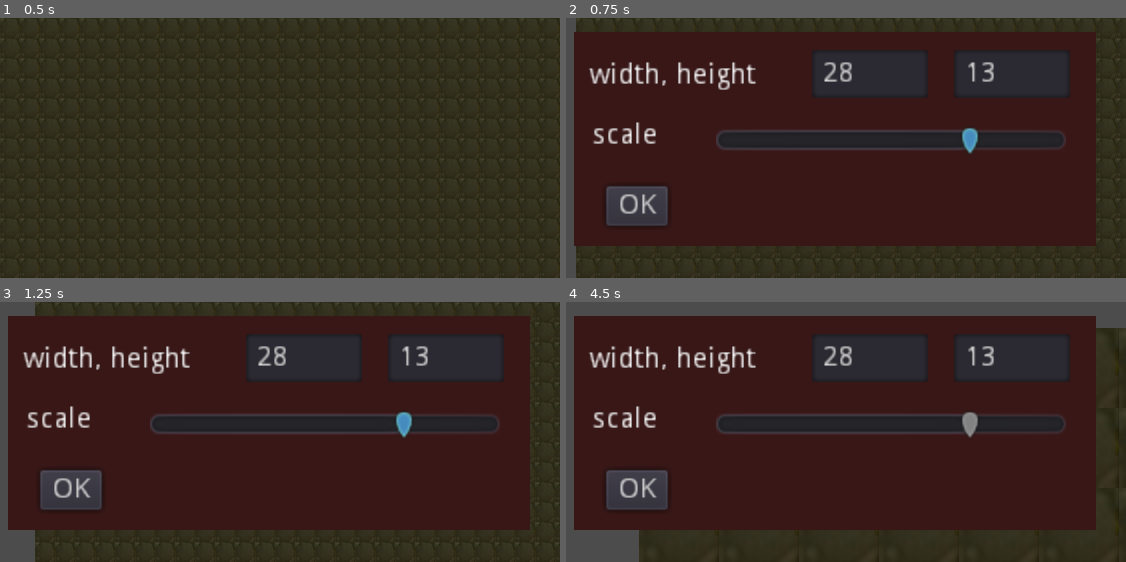
Above: before the commit, frames 1-4 (two rows, left to right).
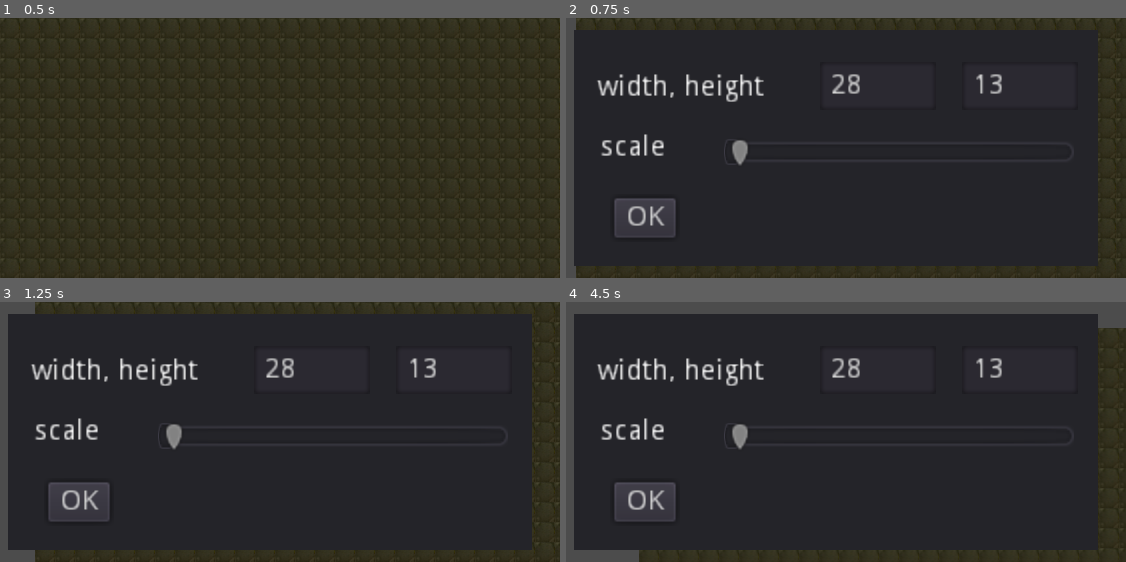
Above: after the commit, the same moments.

Repository: tbs1-bo/flipflapflop
Game: Godot game, scene res://Main.tscn
Two runs of this game, one before a commit and one after it. Both use one fixed random seed, a clock stepped at 60 frames per second and the inputs below.
Inputs (mouse positions are in pixels of both pictures, inside the frame that each line leads up to):
- Up to frame 1 (0.5 s): no input
- Up to frame 2 (0.75 s): tap Enter at 0.5 s; move the mouse to (969, 135) at 0.52 s; hold Right (ui_right) from 0.53 s (still down); click (969, 135) at 0.67 s
- Up to frame 3 (1.25 s): keep holding Right (ui_right); tap Space (ui_select) at 0.77 s
- Up to frame 4 (4.5 s): release Right (ui_right) at 1.25 s; click "OK" at 1.25 s; tap Space (ui_select) at 2, 2.27 s; move the mouse to (734, 445) at 2.02 s; hold Down (ui_down) 2.03-2.75 s; click "OK" at 2.75 s; tap Enter at 3.5 s; move the mouse to (902, 374) at 3.52 s; hold Right (ui_right) 3.53-4.28 s; move the mouse to (818, 484) at 4.27 s; hold Up (ui_up) from 4.28 s (still down); click (818, 484) at 4.42 s

Frame 1 is identical in both runs. In frame 2, 9.7% of the frame differs, in the area x 1-95%, y 4-96%; in frame 3, 10%; in frame 4, 11%, in the area x 1-96%, y 4-96%.

Commit message:
Moved components into panel.

Diff:
--- a/godot_emu/Config.gd
+++ b/godot_emu/Config.gd
@@ -12,8 +12,8 @@
 
 
 func _on_Button_pressed():
-	var width = int($LineEditWidth.text)
-	var height = int($LineEditHeight.text)
-	var scale = $HSliderScale.value
+	var width = int($Panel/LineEditWidth.text)
+	var height = int($Panel/LineEditHeight.text)
+	var scale = $Panel/HSliderScale.value
 	self.visible = false
 	emit_signal("size_changed", width, height, scale)
--- a/godot_emu/Config.tscn
+++ b/godot_emu/Config.tscn
@@ -5,14 +5,29 @@
 [node name="Config" type="Node2D"]
 script = ExtResource( 1 )
 
-[node name="ColorRect" type="ColorRect" parent="."]
-margin_left = 4.1111
-margin_top = 6.55556
-margin_right = 265.111
-margin_bottom = 113.556
-color = Color( 0.227451, 0.0941176, 0.0941176, 1 )
+[node name="Panel" type="Panel" parent="."]
+margin_left = 4.0
+margin_top = 6.0
+margin_right = 266.0
+margin_bottom = 124.0
 
-[node name="LineEditWidth" type="LineEdit" parent="."]
+[node name="Label" type="Label" parent="Panel"]
+margin_left = 12.1111
+margin_top = 15.5556
+margin_right = 95.1111
+margin_bottom = 42.5556
+text = "width, height"
+valign = 1
+
+[node name="Label2" type="Label" parent="Panel"]
+margin_left = 13.0
+margin_top = 45.7778
+margin_right = 96.0
+margin_bottom = 72.7778
+text = "scale"
+valign = 1
+
+[node name="LineEditWidth" type="LineEdit" parent="Panel"]
 margin_left = 123.111
 margin_top = 15.5556
 margin_right = 181.111
@@ -20,7 +35,7 @@
 rect_pivot_offset = Vector2( 44, 64 )
 text = "28"
 
-[node name="LineEditHeight" type="LineEdit" parent="."]
+[node name="LineEditHeight" type="LineEdit" parent="Panel"]
 margin_left = 194.111
 margin_top = 15.5556
 margin_right = 252.111
@@ -28,30 +43,14 @@
 rect_pivot_offset = Vector2( 44, 64 )
 text = "13"
 
-[node name="Label" type="Label" parent="."]
-margin_left = 12.1111
-margin_top = 15.5556
-margin_right = 95.1111
-margin_bottom = 42.5556
-text = "width, height"
-valign = 1
-
-[node name="Label2" type="Label" parent="."]
-margin_left = 13.0
-margin_top = 45.7778
-margin_right = 96.0
-margin_bottom = 72.7778
-text = "scale"
-valign = 1
-
-[node name="Button" type="Button" parent="."]
+[node name="Button" type="Button" parent="Panel"]
 margin_left = 20.1111
 margin_top = 83.5556
 margin_right = 51.1111
 margin_bottom = 103.556
 text = "OK"
 
-[node name="HSliderScale" type="HSlider" parent="."]
+[node name="HSliderScale" type="HSlider" parent="Panel"]
 margin_left = 75.1111
 margin_top = 52.5556
 margin_right = 251.111
@@ -59,4 +58,5 @@
 min_value = 1.0
 max_value = 5.0
 value = 1.0
-[connection signal="pressed" from="Button" to="." method="_on_Button_pressed"]
+ticks_on_borders = true
+[connection signal="pressed" from="Panel/Button" to="." method="_on_Button_pressed"]
